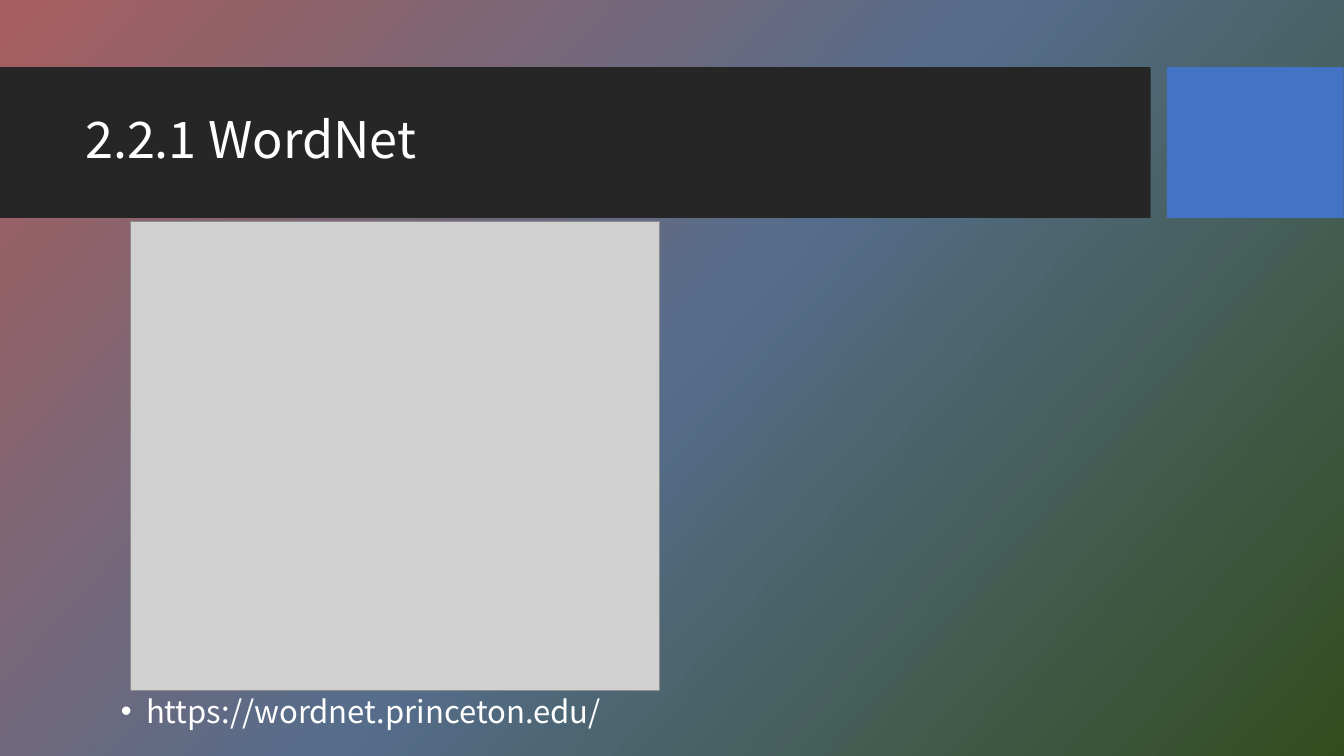
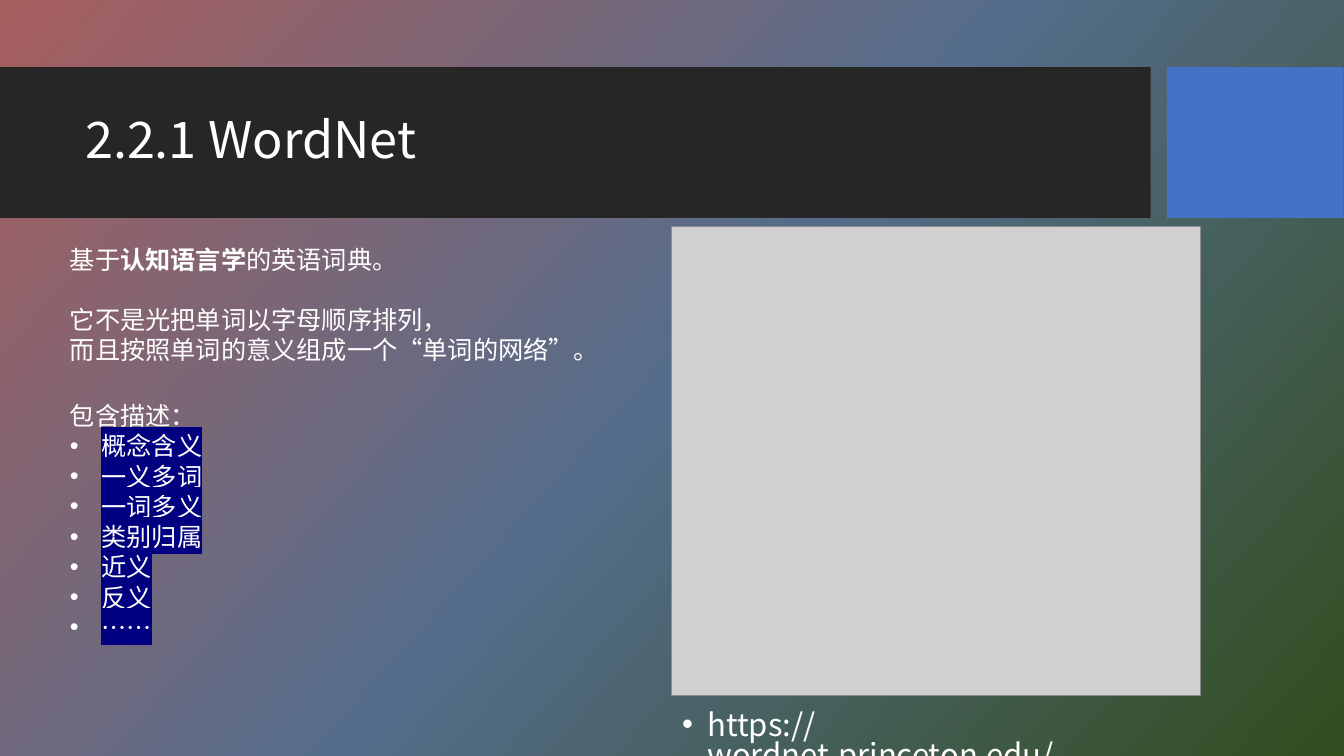
Before and after one commit to HBU/NLP_PPT, a slide deck: slide 17 of PPT-2020/ch02 语料库与词汇知识库.pptx (slide 18 before the commit). Drawn at 1344x756 pixels with LibreOffice and Linux fonts; fonts in the diff are those of the drawing; grey boxes stand for pictures; background and template pictures are left out. Boxes give left, top, right and bottom in pixels: in the first picture for what was removed or moved away, otherwise in the second. Text is boxed around its words. In the diff, an @@ line names an element or a change of style, - is before the commit and + after.

```diff
--- a/PPT-2020/ch02 语料库与词汇知识库.pptx
+++ b/PPT-2020/ch02 语料库与词汇知识库.pptx
@@ picture: place and size @@
-picture at bbox=[131, 222, 660, 691]
+picture at bbox=[673, 227, 1202, 696]
@@ text added at bbox=[70, 247, 599, 361], 18 pt, text #FFFFFF @@
+基于认知语言学的英语词典。
+它不是光把单词以字母顺序排列，
+而且按照单词的意义组成一个“单词的网络”。
@@ text added at bbox=[70, 404, 202, 608], 18 pt, text #FFFFFF @@
+包含描述：
+• 概念含义
+• 一义多词
+• 一词多义
+• 类别归属
+• 近义
+• 反义
+• ……
@@ text "https://wordnet.princeton.edu/" rewrapped from bbox=[146, 698, 601, 730] to bbox=[707, 711, 815, 744] @@
```
Also in this commit, not shown: 9 other slides changed, 2 slides added, 1 slide removed.
